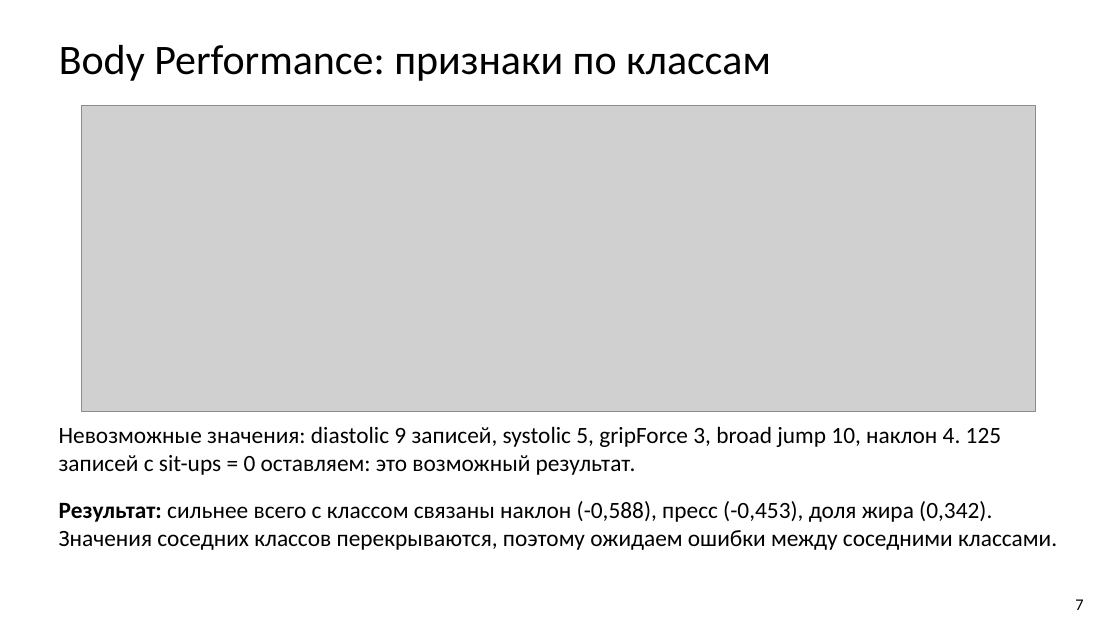
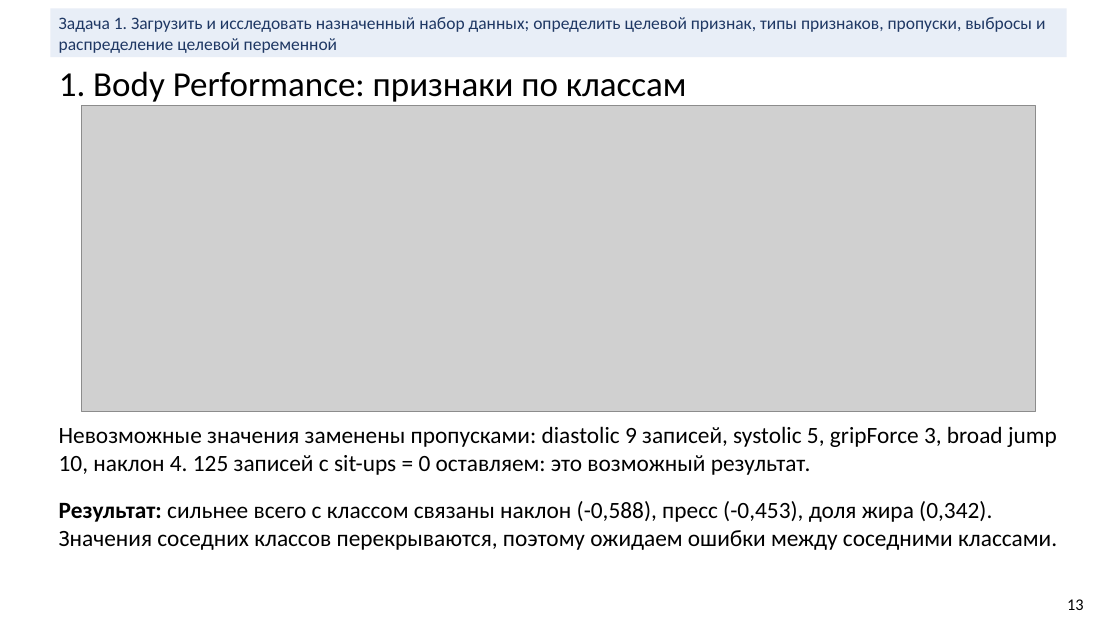
Before and after one commit to bigflyy/nn-uni, a slide deck: slide 13 of labs/lab1/nn-lab-1.pptx (slide 7 before the commit). Drawn at 1120x630 pixels with LibreOffice and Linux fonts; fonts in the diff are those of the drawing; grey boxes stand for pictures. Boxes give left, top, right and bottom in pixels: in the first picture for what was removed or moved away, otherwise in the second. Text is boxed around its words. In the diff, an @@ line names an element or a change of style, - is before the commit and + after.

```diff
--- a/labs/lab1/nn-lab-1.pptx
+++ b/labs/lab1/nn-lab-1.pptx
@@ rectangle added at [50,8,1067,57], fill #E8EEF7, 15 pt, text #1F3864 @@
+Задача 1. Загрузить и исследовать назначенный набор данных; определить целевой признак, типы признаков, пропуски, выбросы и распределение целевой переменной
@@ title at [59,71,687,102]: text changed; size 36 to 30 pt @@
-Body Performance: признаки по классам
+1. Body Performance: признаки по классам
@@ text at [59,426,1057,475]: text changed @@
-Невозможные значения: diastolic 9 записей, systolic 5, gripForce 3, broad jump 10, наклон 4. 125 записей с sit-ups = 0 оставляем: это возможный результат.
+Невозможные значения заменены пропусками: diastolic 9 записей, systolic 5, gripForce 3, broad jump 10, наклон 4. 125 записей с sit-ups = 0 оставляем: это возможный результат.
@@ text at [1067,599,1084,610]: text changed @@
-7
+13
```
Also in this commit, not shown: 41 other slides changed, 19 slides added, 2 slides removed, 19 other files.
